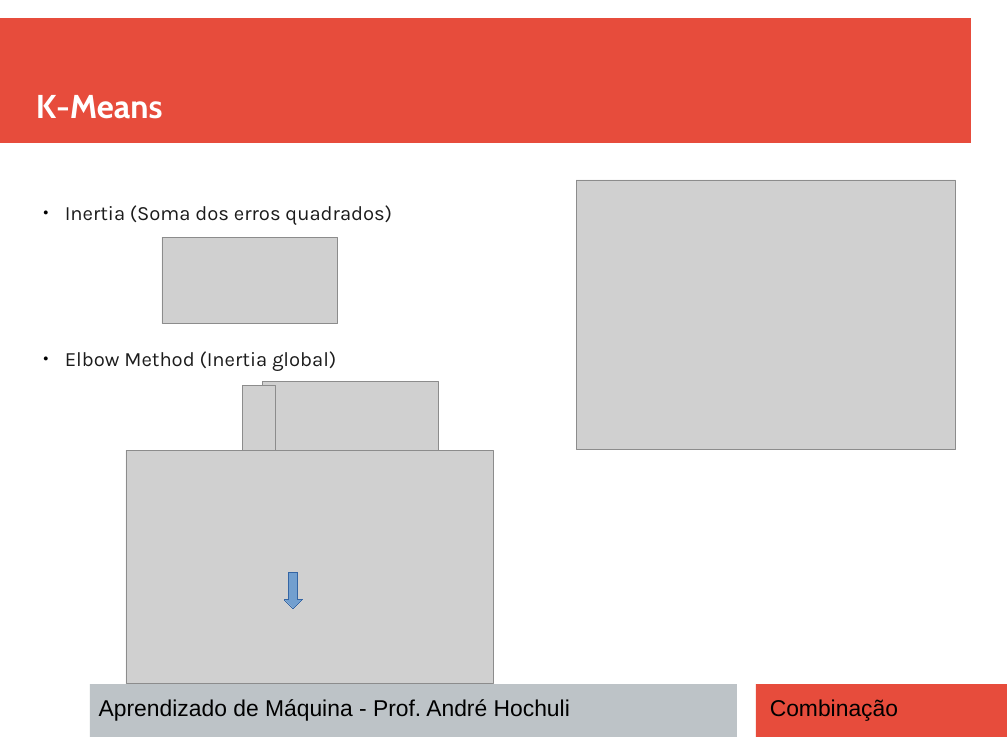
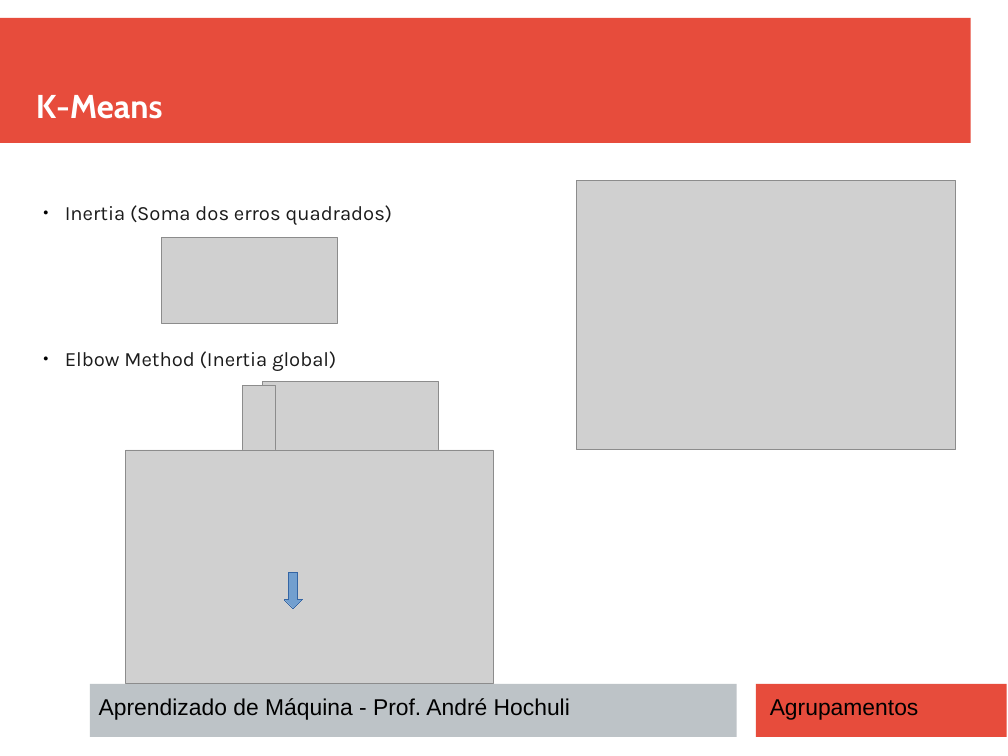
Before and after one commit to andrehochuli/teaching, a slide deck: slide 10 of AprendizadoMaquina/Tópico 03 - Aprendizado Não Supervisionado/Tópico 03 - Aprendizado - Não Supervisionado.pptx. Drawn at 1008x756 pixels with LibreOffice and Linux fonts; fonts in the diff are those of the drawing; grey boxes stand for pictures. Boxes give left, top, right and bottom in pixels: in the first picture for what was removed or moved away, otherwise in the second. Text is boxed around its words. In the diff, an @@ line names an element or a change of style, - is before the commit and + after.

```diff
--- a/AprendizadoMaquina/Tópico 03 - Aprendizado Não Supervisionado/Tópico 03 - Aprendizado - Não Supervisionado.pptx
+++ b/AprendizadoMaquina/Tópico 03 - Aprendizado Não Supervisionado/Tópico 03 - Aprendizado - Não Supervisionado.pptx
@@ text at [770,699,919,720]: text changed @@
-Combinação
+Agrupamentos
```
Also in this commit, not shown: 14 other slides changed.
